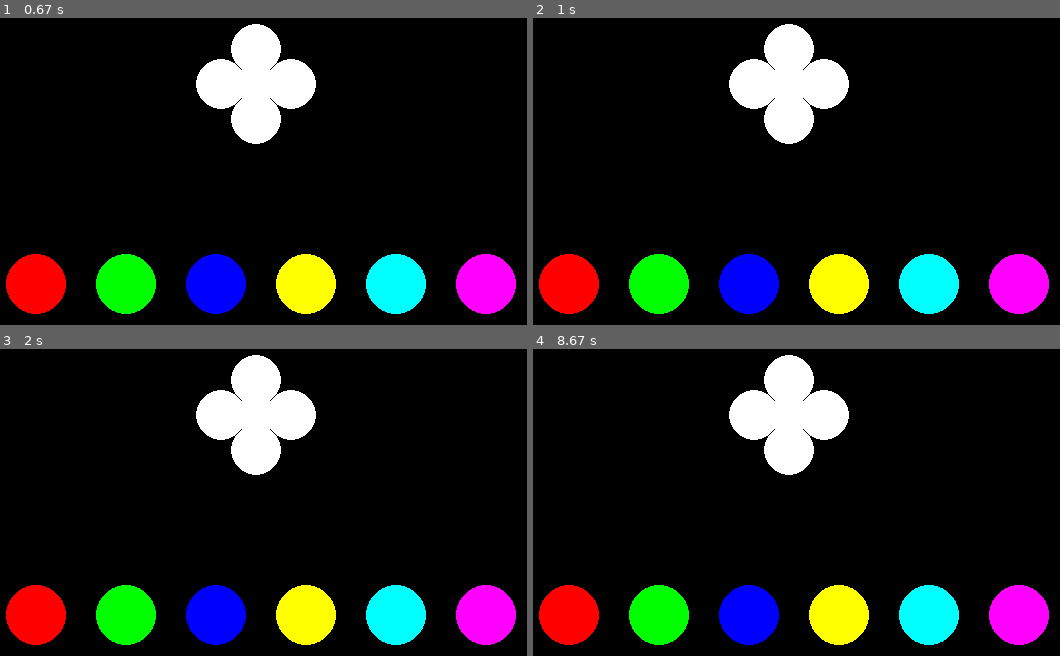
Above: before the commit, frames 1-4 (two rows, left to right).
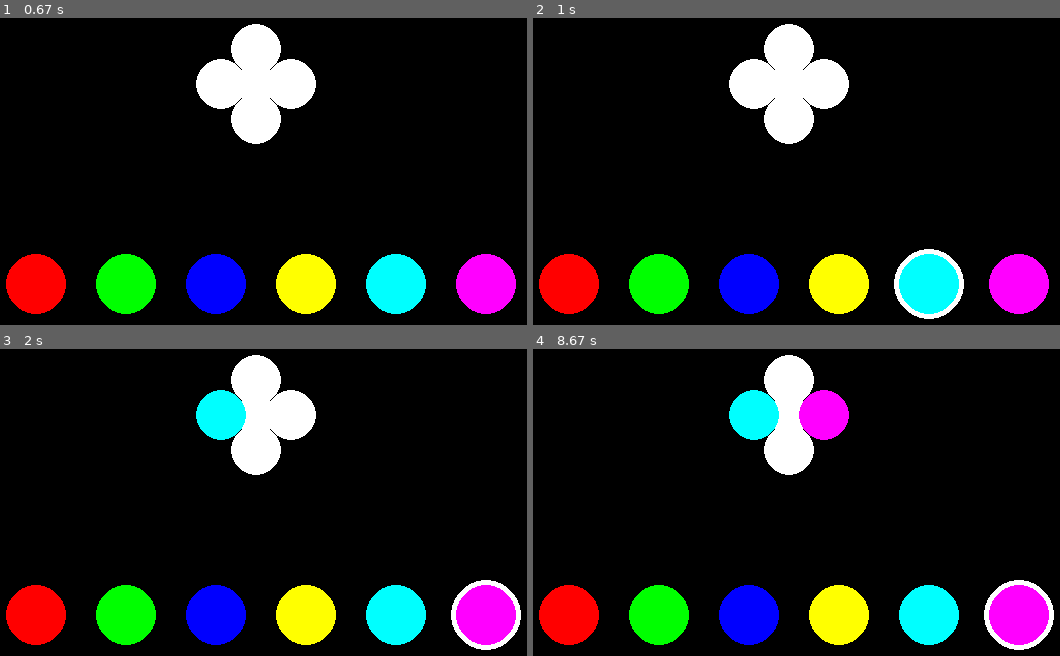
Above: after the commit, the same moments.

Repository: NedzadDonlagic04/pygame-circle-color-game
Game: pygame game, started from main.py
The game is run twice, just before and just after one commit, with the same random seed, the same clock (stepped at 60 frames per second) and the same inputs.
Inputs (mouse positions are in pixels of both pictures, inside the frame that each line leads up to):
- Up to frame 1 (0.67 s): press the mouse at (258, 223) at 0.37 s; move the mouse to (163, 205) at 0.47 s; release the mouse at (63, 189) at 0.6 s
- Up to frame 2 (1 s): press the mouse at (791, 223) at 0.7 s; move the mouse to (938, 309) at 0.8 s; release the mouse at (outside the picture) at 0.93 s
- Up to frame 3 (2 s): press the mouse at (258, 554) at 1.53 s; move the mouse to (242, 484) at 1.63 s; release the mouse at (231, 413) at 1.77 s; click (463, 609) at 1.88 s
- Up to frame 4 (8.67 s): click (849, 419) at 8.55 s

Frame 1 is identical in both runs. In frame 2, 0.6% of the frame differs, in the area x 68-82%, y 75-99%; in frame 3, 1.8%; in frame 4, 3.0%, in the area x 37-99%, y 13-99%.

Commit message:
Added color picker functionality, project finished

Diff:
--- a/classes.py
+++ b/classes.py
@@ -1,5 +1,10 @@
 import pygame
 from math import sqrt
+
+def pythagoras(pos1, pos2):
+    a = pos2[0] - pos1[0]
+    b = pos2[1] - pos1[1]
+    return sqrt(a*a + b*b)
 
 class MyClock:
     def __init__(self, fps):
@@ -19,18 +24,13 @@
             { 'pos': (pos[0], pos[1] - 35), 'color': (255, 255, 255), 'radius': 25 },
         ]
 
-    def pythagoras(self, pos1, pos2):
-        a = pos2[0] - pos1[0]
-        b = pos2[1] - pos1[1]
-        return sqrt(a*a + b*b)
-
     def update(self, state):
         leftClick = pygame.mouse.get_pressed()[0]
 
         if leftClick:
             mousePos = pygame.mouse.get_pos()
             for circle in self.CIRCLES:
-                if self.pythagoras(mousePos, circle['pos']) <= circle['radius'] / 2:
+                if pythagoras(mousePos, circle['pos']) <= circle['radius']:
                     circle['color'] = state
                     break
 
@@ -53,6 +53,24 @@
             (255, 0, 255)
         ]
 
+        self.focus = 48
+
+    def update(self, state):
+        leftClick = pygame.mouse.get_pressed()[0]
+
+        if leftClick:
+            mousePos = pygame.mouse.get_pos()
+            for i in range(0, len(self.CIRCLES)):
+                circlePos = (self.POS[0] + self.RADIUS * 3 * i, self.POS[1])
+                if pythagoras(mousePos, circlePos) <= self.RADIUS:
+                    self.focus = i
+                    return self.CIRCLES[i]
+
+        return state
+
+
     def draw(self, screen):
         for i in range(0, len(self.CIRCLES)):
+            if self.focus == i:
+                pygame.draw.circle(screen, 'white', (self.POS[0] + self.RADIUS * 3 * i,self.POS[1]), self.RADIUS + 5)
             pygame.draw.circle(screen, self.CIRCLES[i], (self.POS[0] + self.RADIUS * 3 * i,self.POS[1]), self.RADIUS)
--- a/main.py
+++ b/main.py
@@ -30,10 +30,11 @@
 
             self.SCREEN.fill(self.SCREEN_BG)
 
+            self.state = self.COLOR_PICKER.update(self.state)
+            self.COLOR_PICKER.draw(self.SCREEN)
+
             self.FLOWER.update(self.state)
             self.FLOWER.draw(self.SCREEN)
-
-            self.COLOR_PICKER.draw(self.SCREEN)
 
             pygame.display.update()
             self.CLOCk.tick()
